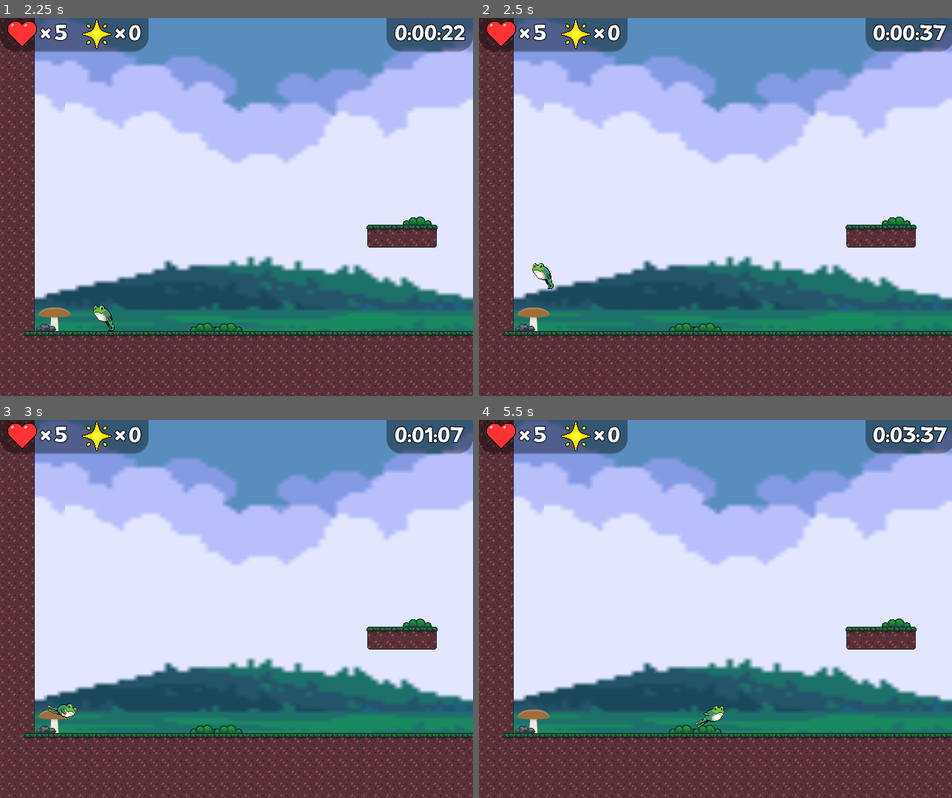
Above: before the commit, frames 1-4 (two rows, left to right).
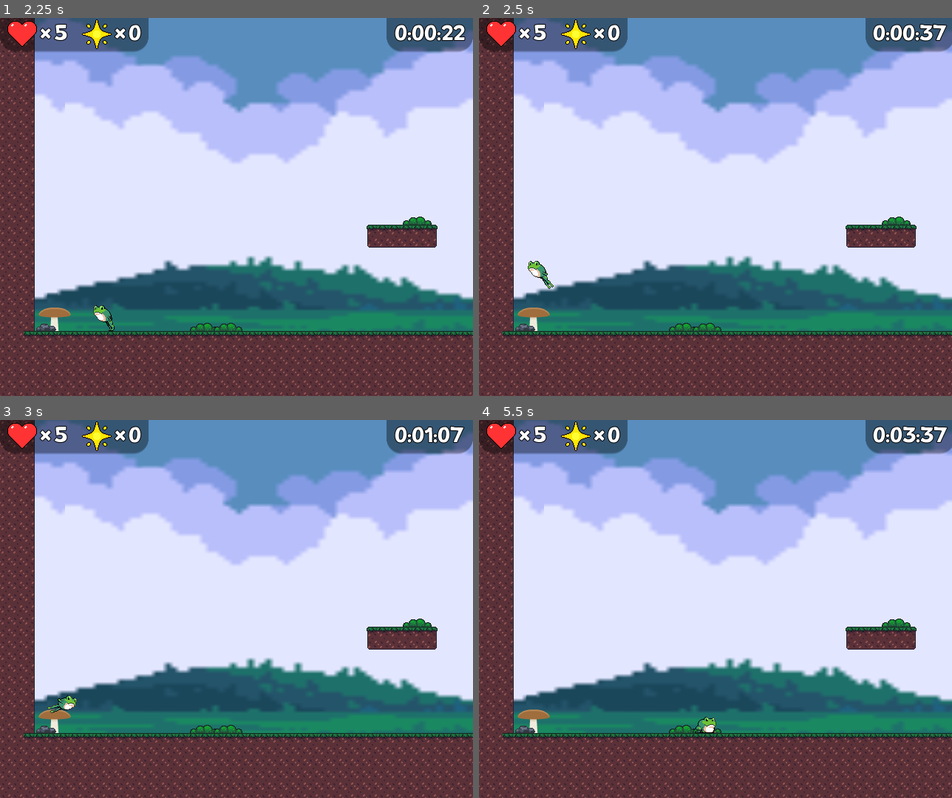
Above: after the commit, the same moments.

Repository: fheysel/frogGoesToSpace
Game: Godot game, scene res://Menus/MainMenu/MainMenu.tscn
Same seed, same stepped clock (60 frames per second), same inputs: the game is played once before the commit and once after it.
Inputs:
- Up to frame 1 (2.25 s): tap Z (jump) at 0.5, 0.77, 0.8, 1.07, 1.35, 1.52, 1.82 s; hold X (tongue) 0.53-1.28 s; hold Right (ui_right) 0.53-2.03 s; tap X (tongue) at 1.55 s; hold Left (ui_left) from 2.03 s (still down); hold Down (look_down) from 2.03 s (still down)
- Up to frame 2 (2.5 s): keep holding Left (ui_left); keep holding Down (look_down); tap Z (jump) at 2.3 s
- Up to frame 3 (3 s): release Left (ui_left) at 2.78 s; release Down (look_down) at 2.78 s; hold Right (ui_right) from 2.78 s (still down); tap Up (look_up) at 2.85 s
- Up to frame 4 (5.5 s): tap Z (jump) at 3.02, 3.32, 3.77, 3.8, 4.07, 4.52, 4.82 s; tap X (tongue) at 3.05, 4.35 s; hold X (tongue) 3.53-4.28 s; release Right (ui_right) at 4.28 s; hold Left (ui_left) 4.28-5.03 s; hold Right (ui_right) from 5.03 s (still down); hold Z (jump) from 5.03 s (still down)

Frame 1 is identical in both runs. In frame 2, 0.2% of the frame differs, in the area x 10-16%, y 64-72%; in frame 3, 0.2%; in frame 4, 0.3%, in the area x 45-52%, y 75-83%.

Commit message:
correct grapple animation. minor update to spritesheet

Diff:
--- a/godotproject/Player.gd
+++ b/godotproject/Player.gd
@@ -332,18 +332,15 @@
 
 	if tongue_pressed: # or tongue_held:
 		if $PlayerTongue.swinging:
-			animation_tree.set('parameters/tongue_retract/blend_position', velocity.normalized())
-			animation_mode.travel("tongue_retract")
+			animation_tree.set('parameters/Launch/blend_position', velocity.normalized())
+			animation_mode.travel("Launch")
 		elif !is_on_floor():
 			if facing.x < 0: #facing left
 				$Sprite.set_offset(Vector2(11,16))
 			elif facing.x > 0:
 				$Sprite.set_offset(Vector2(-11,16))
-
 			animation_tree.set('parameters/jump_tongue_launch/blend_position', velocity.normalized())
 			animation_mode.travel("jump_tongue_launch")
-			#print($PlayerTongue/Sprite.get_offset())
-
 		else:
 			animation_tree.set('parameters/tongue_launch/blend_position', velocity.normalized())
 			animation_mode.travel("tongue_launch")#emit_signal("tongue_start", get_tongue_direction())
--- a/godotproject/Player.tscn
+++ b/godotproject/Player.tscn
@@ -449,6 +449,7 @@
 [sub_resource type="AnimationNodeStateMachineTransition" id=69]
 
 [sub_resource type="AnimationNodeStateMachineTransition" id=70]
+switch_mode = 2
 
 [sub_resource type="AnimationNodeStateMachineTransition" id=71]
 
@@ -469,9 +470,9 @@
 [sub_resource type="AnimationNodeStateMachineTransition" id=78]
 priority = 2
 
-[sub_resource type="AnimationNodeStateMachineTransition" id=81]
-
-[sub_resource type="AnimationNodeStateMachine" id=79]
+[sub_resource type="AnimationNodeStateMachineTransition" id=79]
+
+[sub_resource type="AnimationNodeStateMachine" id=80]
 states/Dead/node = SubResource( 18 )
 states/Dead/position = Vector2( 111.5, 404.976 )
 states/Hop/node = SubResource( 23 )
@@ -492,11 +493,11 @@
 states/tongue_launch/position = Vector2( 391.875, 176.5 )
 states/tongue_retract/node = SubResource( 63 )
 states/tongue_retract/position = Vector2( 393, 242.75 )
-transitions = [ "Idle", "Hop", SubResource( 64 ), "Hop", "Id …(623 unchanged characters)… nd", "jump_tongue_launch", SubResource( 81 ) ]
+transitions = [ "Idle", "Hop", SubResource( 64 ), "Hop", "Id …(623 unchanged characters)… nd", "jump_tongue_launch", SubResource( 79 ) ]
 start_node = "Idle"
-graph_offset = Vector2( 23.1922, 154.432 )
-
-[sub_resource type="AnimationNodeStateMachinePlayback" id=80]
+graph_offset = Vector2( 23.1922, 141.198 )
+
+[sub_resource type="AnimationNodeStateMachinePlayback" id=81]
 
 [node name="Player" type="KinematicBody2D"]
 collision_layer = 2
@@ -508,7 +509,6 @@
 flip_h = true
 vframes = 6
 hframes = 5
-frame = 20
 
 [node name="Collision" type="CollisionShape2D" parent="."]
 position = Vector2( -4.54944, 1.15327 )
@@ -516,6 +516,7 @@
 shape = SubResource( 1 )
 
 [node name="PlayerTongue" parent="." instance=ExtResource( 3 )]
+visible = false
 position = Vector2( 2.73517, 0.182755 )
 
 [node name="HopSoundPlayer" type="AudioStreamPlayer2D" parent="."]
@@ -552,10 +553,10 @@
 "anims/tongue_right _retract" = SubResource( 13 )
 
 [node name="AnimationTree" type="AnimationTree" parent="."]
-tree_root = SubResource( 79 )
+tree_root = SubResource( 80 )
 anim_player = NodePath("../AnimationPlayer")
 active = true
-parameters/playback = SubResource( 80 )
+parameters/playback = SubResource( 81 )
 parameters/Dead/blend_position = Vector2( 0, 0 )
 parameters/Hop/blend_position = Vector2( 0, 0 )
 parameters/Idle/blend_position = Vector2( 0, 0 )
Binary file changed: godotproject/player_frog.png
Not shown, changed: godotproject/player_frog.png~
